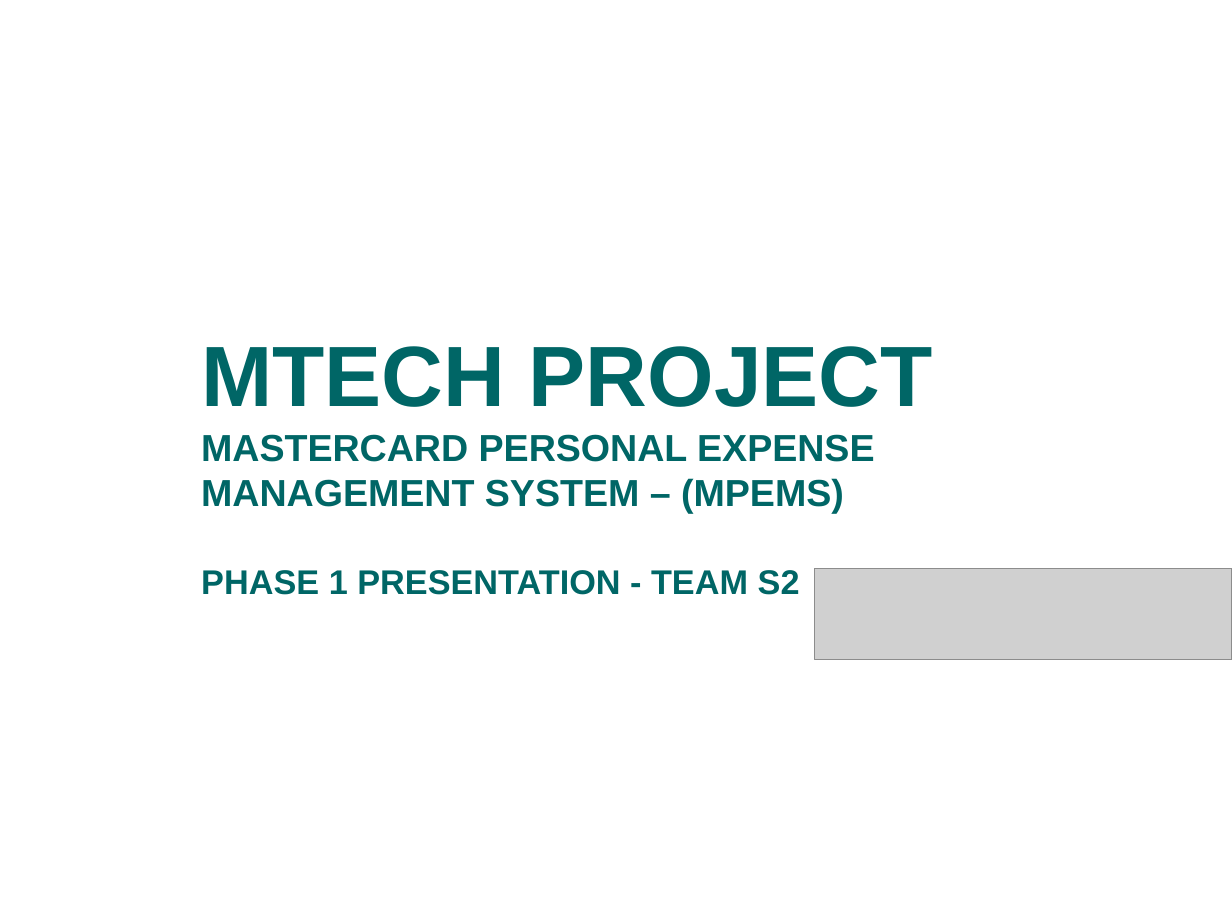
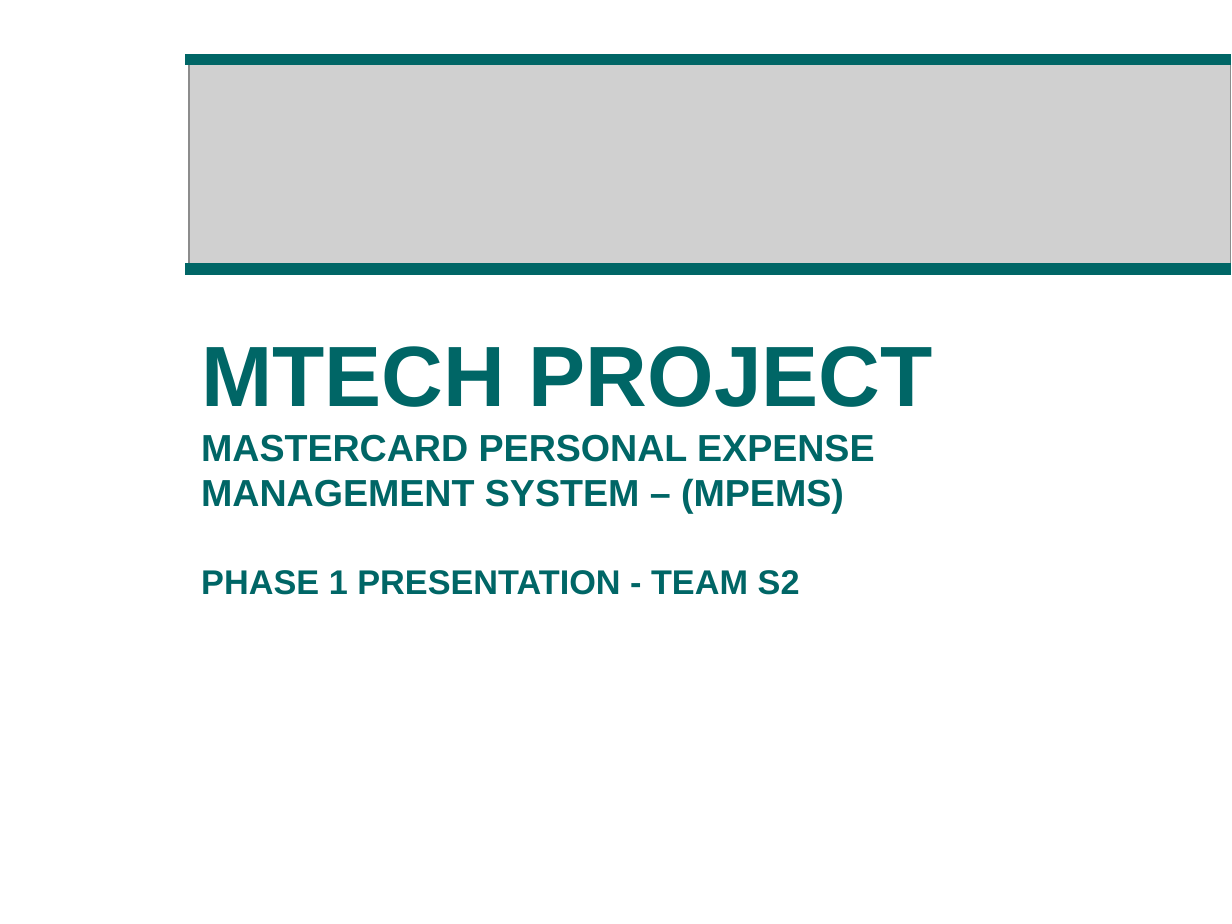
Before and after one commit to s4kshya/leezdr-repository, a slide deck: slide 1 of Exam Paper/MTECH_PROJ/Presentation/phase1.ppt. Drawn at 1232x924 pixels with LibreOffice and Linux fonts; fonts in the diff are those of the drawing; grey boxes stand for pictures; background and template pictures are left out. Boxes give left, top, right and bottom in pixels: in the first picture for what was removed or moved away, otherwise in the second. Text is boxed around its words. In the diff, an @@ line names an element or a change of style, - is before the commit and + after.

```diff
--- a/Exam Paper/MTECH_PROJ/Presentation/phase1.ppt
+++ b/Exam Paper/MTECH_PROJ/Presentation/phase1.ppt
@@ rectangle added at bbox=[186, 54, 1230, 64], fill #006666, outline #006666 0.99 pt @@
@@ picture: place and size @@
-picture at bbox=[814, 569, 1232, 660]
+picture at bbox=[188, 54, 1230, 275]
@@ rectangle added at bbox=[186, 264, 1230, 275], fill #006666, outline #006666 0.99 pt @@
```
Also in this commit, not shown: 2 other slides changed, 7 slides added, 2 other files.
